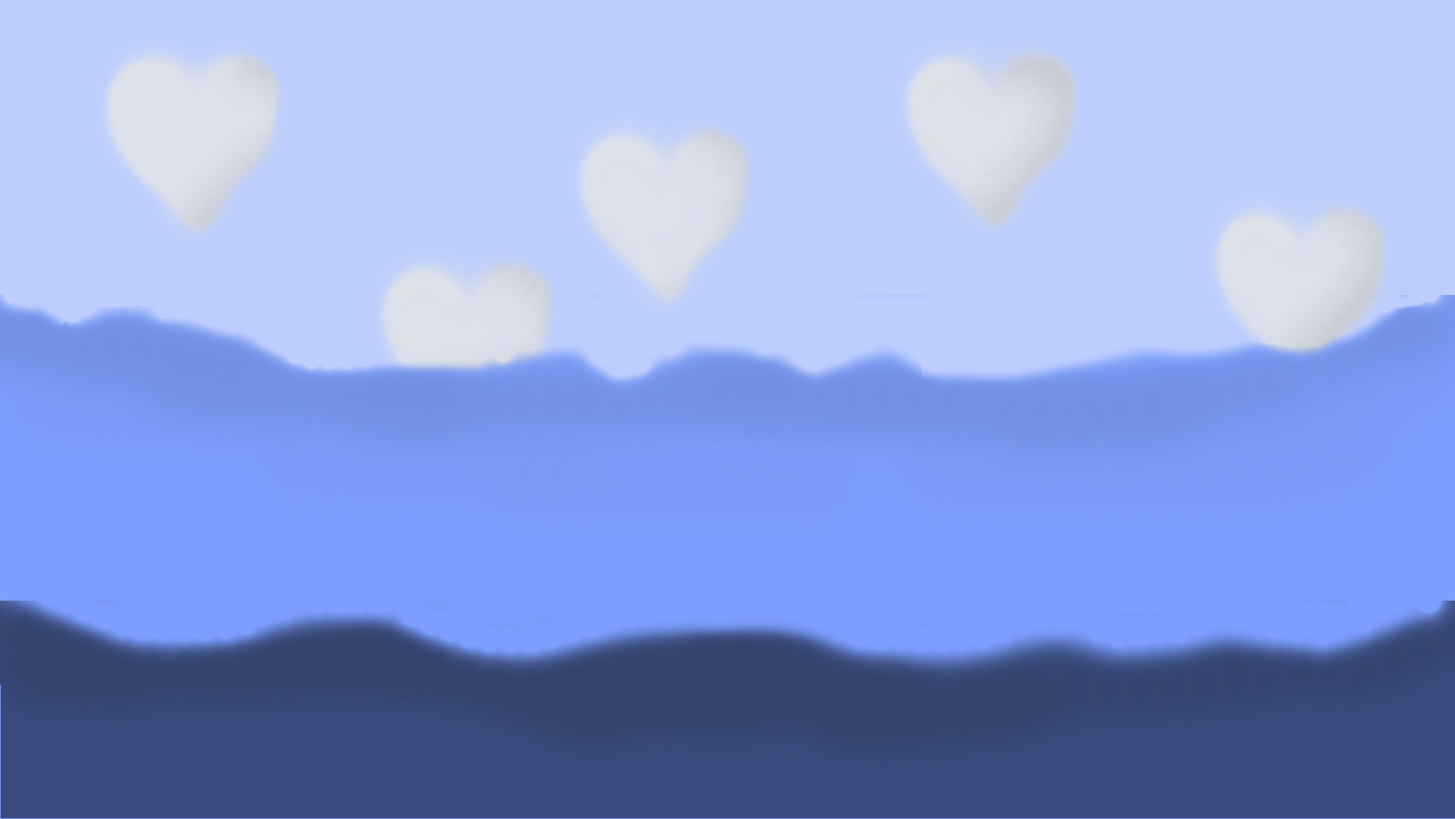
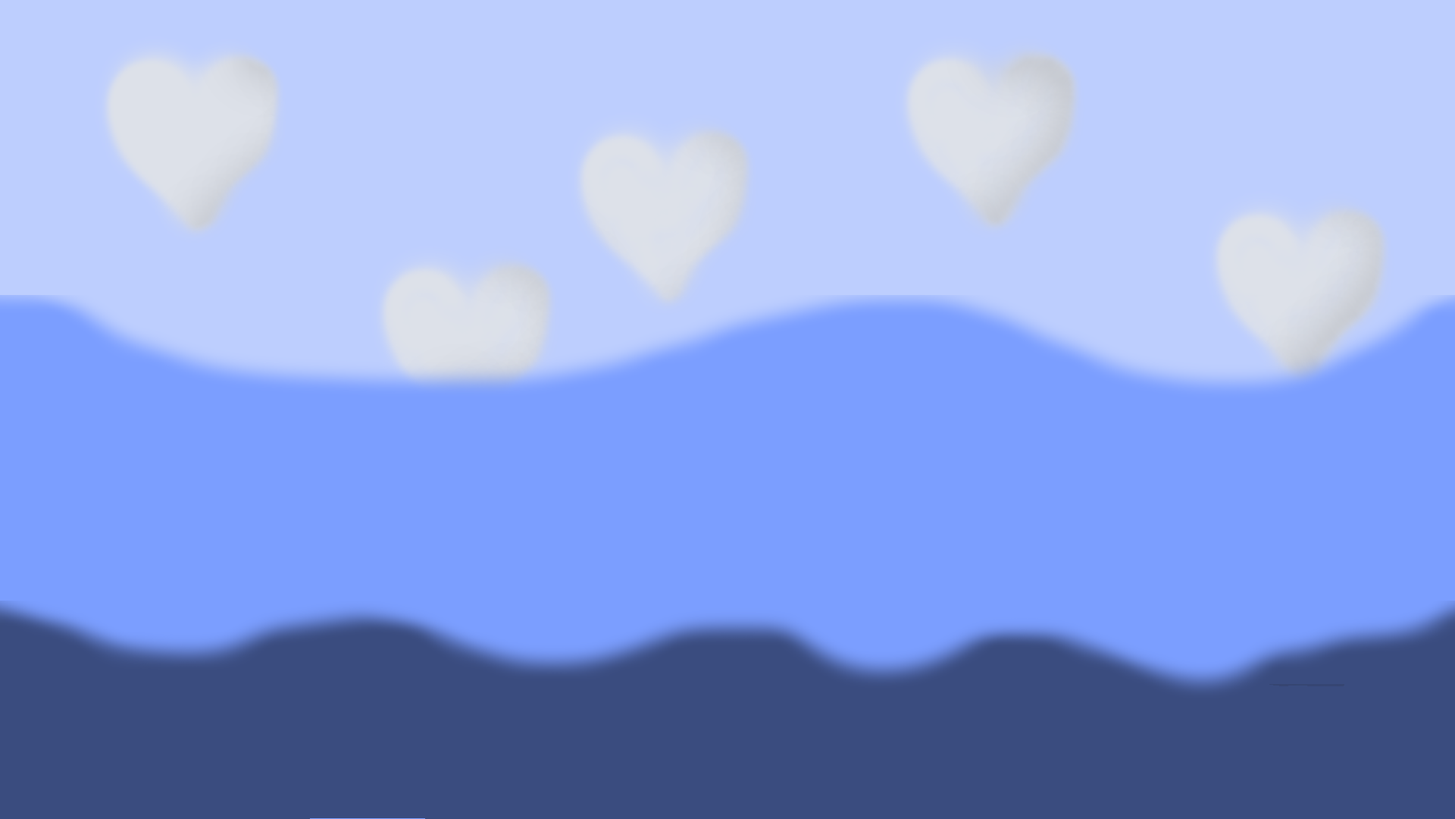
Layered file, before and after one edit (1455px x 819px). Changes by layer:
painted on "Ebene1" over box(0, 600, 1455, 819)
painted on "Ebene2" over box(0, 294, 1455, 602)
